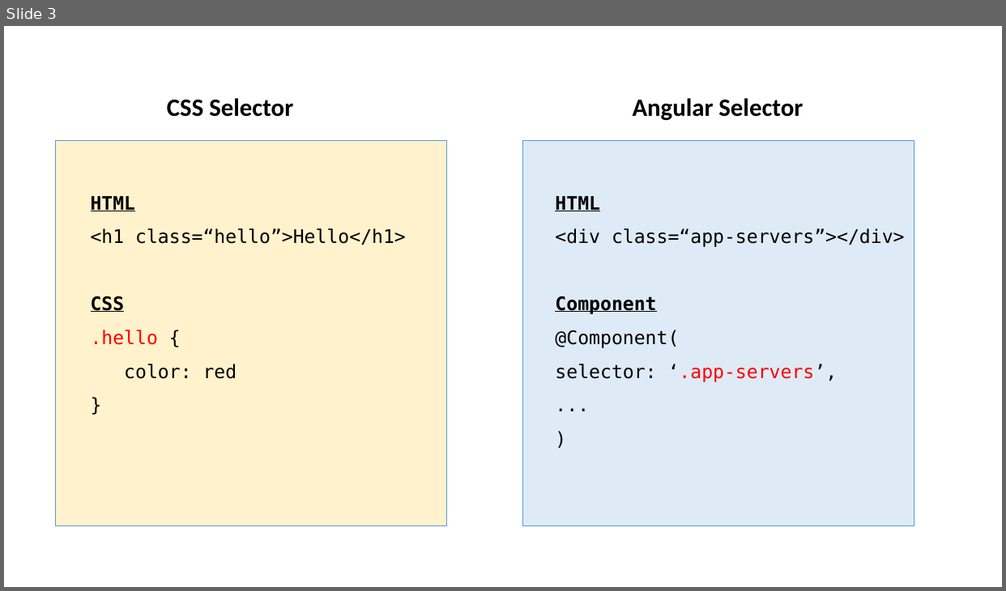
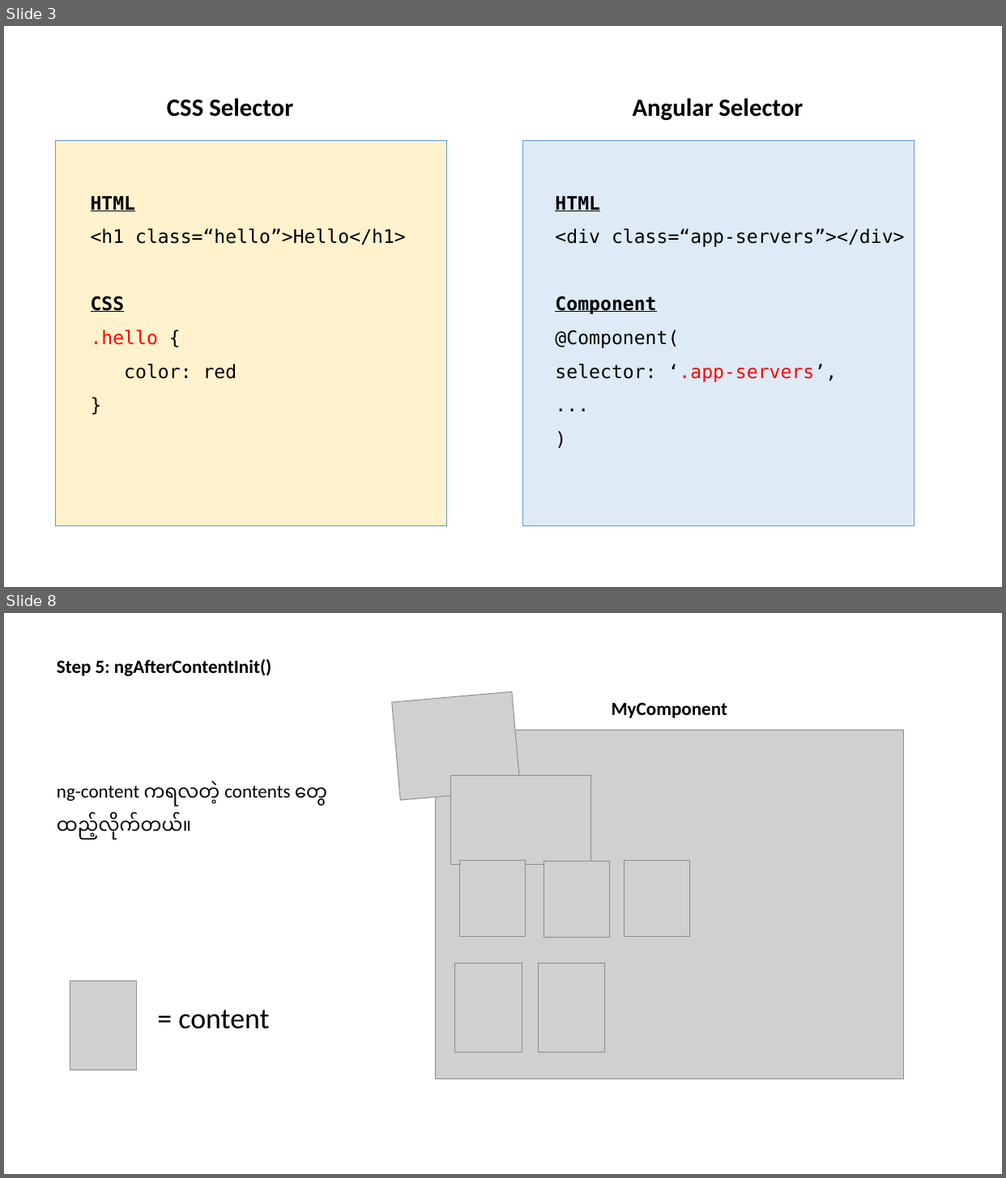
Before and after one commit to yeminko/angular-training, a slide deck: Resources/Notes.pptx. Shown one above the other, each under a label of ours: slide 3 before the commit, slides 3 and 8 after it; the slides between them are not shown. The pictures are 1006x591 and 1006x1178 pixels, drawn with LibreOffice and Linux fonts; fonts in the diff are those of the drawing; grey boxes stand for pictures. Boxes give left, top, right and bottom in pixels: in the first picture for what was removed or moved away, otherwise in the second. Text is boxed around its words. In the diff, an @@ line names an element or a change of style, - is before the commit and + after.

```diff
--- a/Resources/Notes.pptx
+++ b/Resources/Notes.pptx
@@ slide 8 added at box(4, 613, 1002, 1174), background #FFFFFF @@
@@ text added at box(57, 659, 271, 676), 18 pt, text #000000, bold @@
+Step 5: ngAfterContentInit()
@@ picture added at box(391, 692, 520, 800) @@
@@ text added at box(612, 703, 727, 718), 18 pt, text #000000, bold @@
+MyComponent
@@ picture added at box(435, 730, 904, 1080) @@
@@ picture added at box(451, 776, 591, 865) @@
@@ text added at box(57, 786, 327, 840), 18 pt, text #000000 @@
+ng-content ကရလာတဲ့ contents တွေ ထည့်လိုက်တယ်။
@@ picture added at box(460, 861, 525, 936) @@
@@ picture added at box(543, 862, 609, 937) @@
@@ picture added at box(624, 861, 689, 936) @@
@@ picture added at box(455, 964, 522, 1053) @@
@@ picture added at box(539, 964, 605, 1053) @@
@@ picture added at box(70, 982, 137, 1071) @@
@@ text added at box(178, 1010, 269, 1029), 28 pt, text #000000 @@
+= content
```
Also in this commit, not shown: 8 other slides added, 47 other files.
